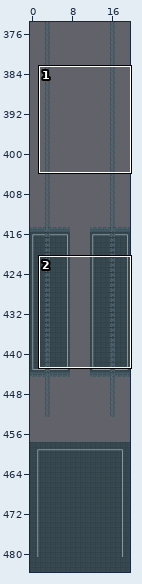
Level history. Tiled map: maps/second_stage.tmx. The first picture is a wide view before the edit; the outline marks the close-up.
Close-up. First the earlier version:
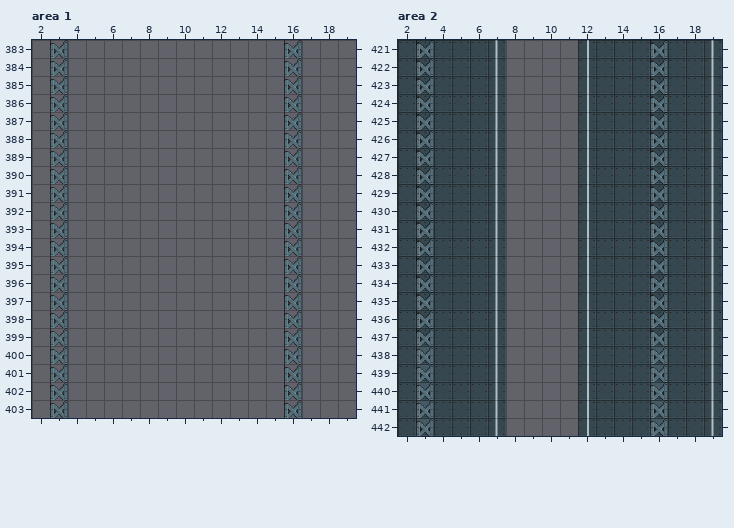
Cells are 32x32 px. Shown: area 1 x 2..19, y 383..403; area 2 x 2..19, y 421..442. The commit also changed other parts of the map, which this record leaves out. Tiles whose own drawing changed are shown in their newer look in all pictures.
The same view after the edit:
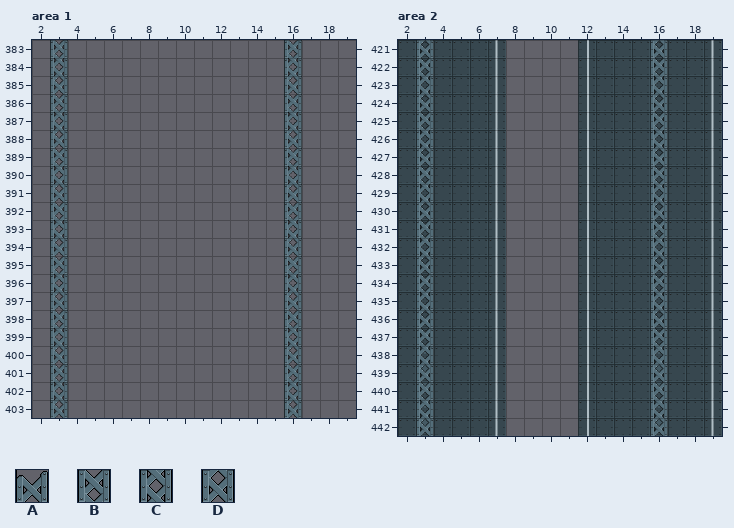
Key: from "hangar_tiles": A 5, B 7, C 14, D 21 "rtank".
_ is an empty cell, . an unchanged one.
The edit:
--- layer "shadow", area 1
@@ x 3..16 @@
-383 A............A
-384 A............A
-385 A............A
-386 A............A
-387 A............A
-388 A............A
-389 A............A
-390 A............A
-391 A............A
-392 A............A
-393 A............A
-394 A............A
-395 A............A
-396 A............A
-397 A............A
-398 A............A
-399 A............A
-400 A............A
-401 A............A
-402 A............A
-403 A............A
+383 B............B
+384 C............C
+385 D............D
+386 B............B
+387 C............C
+388 D............D
+389 B............B
+390 C............C
+391 D............D
+392 B............B
+393 C............C
+394 D............D
+395 B............B
+396 C............C
+397 D............D
+398 B............B
+399 C............C
+400 D............D
+401 B............B
+402 C............C
+403 D............D
--- layer "shadow", area 2
@@ x 3..16 @@
-421 A............A
-422 A............A
-423 A............A
-424 A............A
-425 A............A
-426 A............A
-427 A............A
-428 A............A
-429 A............A
-430 A............A
-431 A............A
-432 A............A
-433 A............A
-434 A............A
-435 A............A
-436 A............A
-437 A............A
-438 A............A
-439 A............A
-440 A............A
-441 A............A
-442 A............A
+421 D............D
+422 B............B
+423 C............C
+424 D............D
+425 B............B
+426 C............C
+427 D............D
+428 B............B
+429 C............C
+430 D............D
+431 B............B
+432 C............C
+433 D............D
+434 B............B
+435 C............C
+436 D............D
+437 B............B
+438 C............C
+439 D............D
+440 B............B
+441 C............C
+442 D............D
Boxes around the changes in both close-ups, in picture pixels (x1, y1, x2, y2):
changed: (50, 40, 68, 405)
changed: (284, 40, 302, 405)
changed: (416, 40, 434, 423)
changed: (650, 40, 668, 423)
